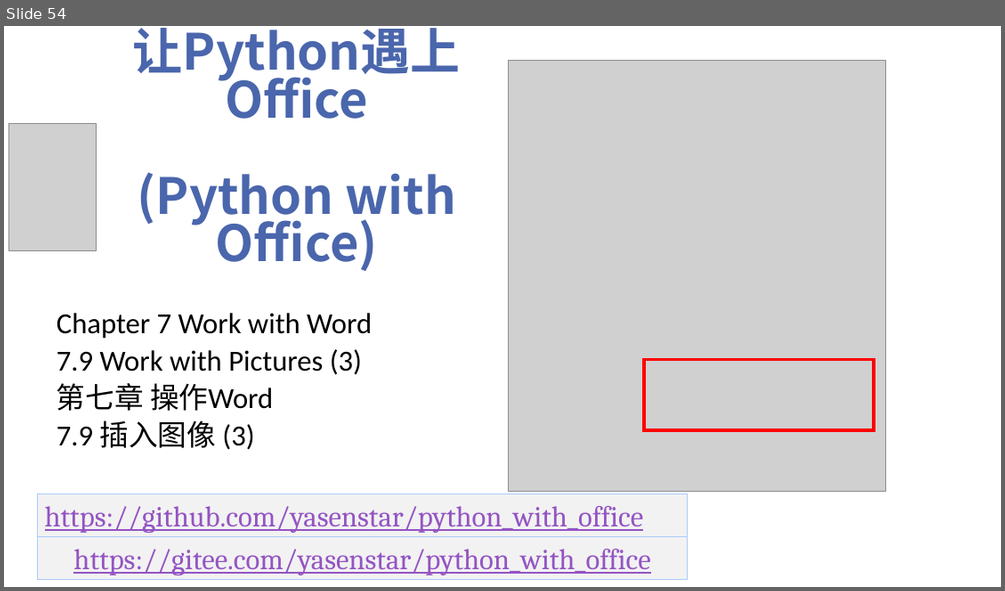
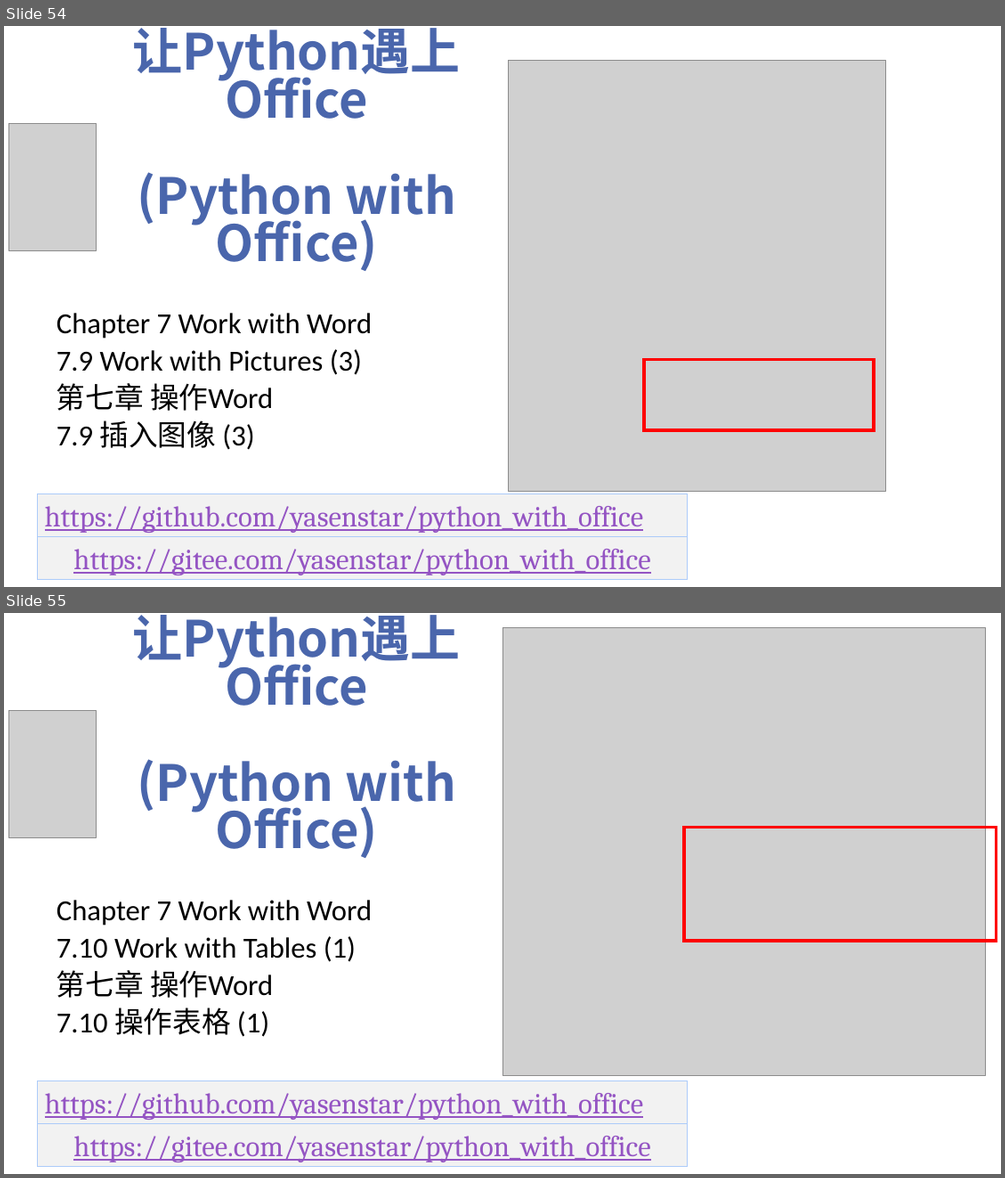
Before and after one commit to yasenstar/python_with_office, a slide deck: Python-with-Office-Video_Covers.pptx. Shown one above the other, each under a label of ours: slide 54 before the commit, slides 54 and 55 after it. The pictures are 1005x591 and 1005x1178 pixels, drawn with LibreOffice and Linux fonts; fonts in the diff are those of the drawing; grey boxes stand for pictures; background and template pictures are left out. Boxes give left, top, right and bottom in pixels: in the first picture for what was removed or moved away, otherwise in the second. Text is boxed around its words. In the diff, an @@ line names an element or a change of style, - is before the commit and + after.

```diff
--- a/Python-with-Office-Video_Covers.pptx
+++ b/Python-with-Office-Video_Covers.pptx
@@ slide 55 added at bbox=[4, 613, 1001, 1174], background picture (left out) @@
@@ title added at bbox=[133, 615, 461, 858], 48 pt, text #4A66AC, bold @@
+让Python遇上Office
+(Python with Office)
@@ picture added at bbox=[502, 628, 985, 1076] @@
@@ picture added at bbox=[8, 710, 96, 837] @@
@@ rectangle added at bbox=[684, 827, 995, 941], outline #FF0000 3 pt @@
@@ subtitle added at bbox=[57, 900, 372, 1037], 28 pt, text #000000 @@
+Chapter 7 Work with Word
+7.10 Work with Tables (1)
+第七章 操作Word
+7.10 操作表格 (1)
@@ rectangle added at bbox=[37, 1081, 688, 1124], fill #F2F2F2, outline #ACCBF9 0.75 pt, 28 pt, text #9454C3, underline @@
+https://github.com/yasenstar/python_with_office
@@ rectangle added at bbox=[37, 1124, 688, 1167], fill #F2F2F2, outline #ACCBF9 0.75 pt, 28 pt, text #9454C3, underline @@
+https://gitee.com/yasenstar/python_with_office
```
Also in this commit, not shown: 1 other file.
